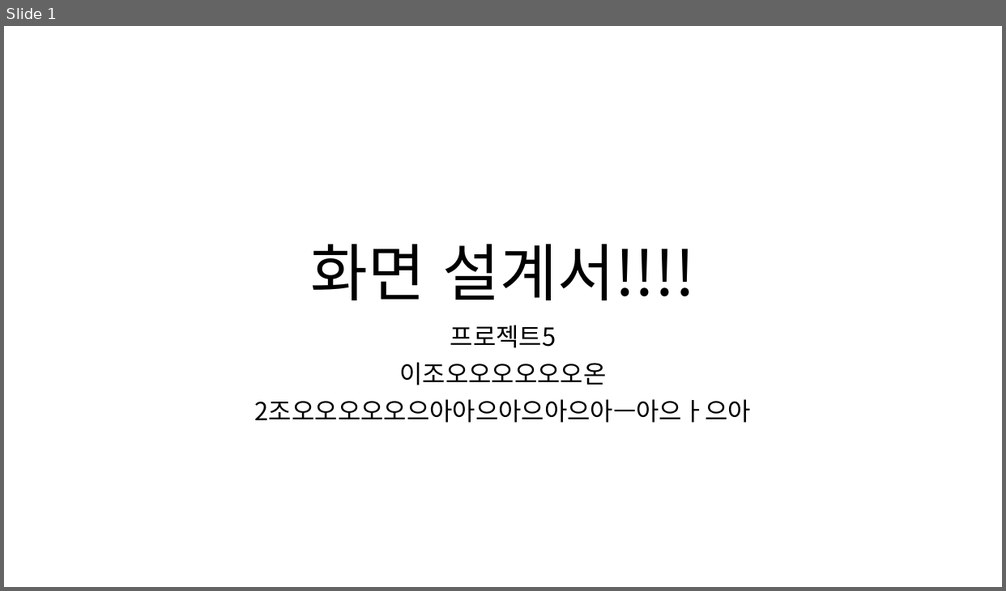
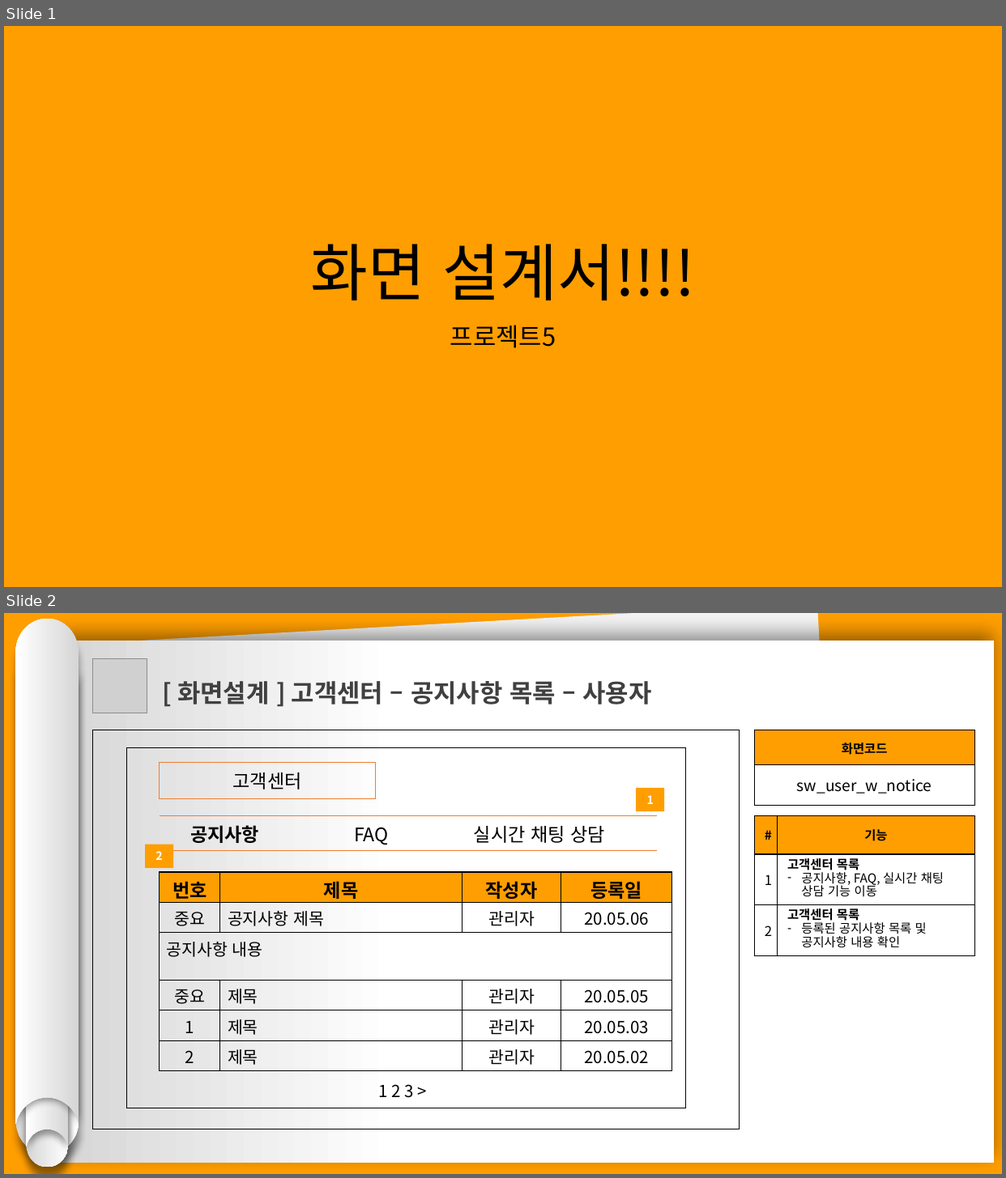
Before and after one commit to hhsw07/ezen-academy-projects, a slide deck: 0 발표용 파워포인트/0522 3차발표/0522 project06 - 파워포인트 - 송우.pptx. Shown one above the other, each under a label of ours: slide 1 before the commit, slides 1 and 2 after it. The pictures are 1006x591 and 1006x1178 pixels, drawn with LibreOffice and Linux fonts; fonts in the diff are those of the drawing; grey boxes stand for pictures. Boxes give left, top, right and bottom in pixels: in the first picture for what was removed or moved away, otherwise in the second. Text is boxed around its words. In the diff, an @@ line names an element or a change of style, - is before the commit and + after.

```diff
--- a/0 발표용 파워포인트/0522 3차발표/0522 project06 - 파워포인트 - 송우.pptx
+++ b/0 발표용 파워포인트/0522 3차발표/0522 project06 - 파워포인트 - 송우.pptx
@@ slide 2 added at (x1=4, y1=613, x2=1002, y2=1174), background #FF9E00 @@
@@ group added at (x1=16, y1=619, x2=79, y2=1167): 4 freeform shapes @@
@@ rectangle added at (x1=58, y1=613, x2=846, y2=1153), fill #F2F2F2 @@
@@ rectangle added at (x1=58, y1=640, x2=995, y2=1163), fill gradient #FFFFFF to #D7D7D7 @@
@@ picture added at (x1=92, y1=658, x2=147, y2=713) @@
@@ text added at (x1=177, y1=681, x2=652, y2=705), 24 pt, text #404040, bold @@
+[ 화면설계 ] 고객센터 – 공지사항 목록 – 사용자
@@ rectangle added at (x1=92, y1=730, x2=739, y2=1130), outline #000000 0.75 pt @@
@@ table added at (x1=755, y1=730, x2=975, y2=806), 2 rows, 1 columns @@
+화면코드
+sw_user_w_notice
@@ rectangle added at (x1=127, y1=747, x2=686, y2=1108), outline #000000 1 pt @@
@@ rectangle added at (x1=159, y1=763, x2=375, y2=798), outline #ED7D31 1 pt, 18 pt, text #000000 @@
+고객센터
@@ rectangle added at (x1=636, y1=788, x2=664, y2=812), fill #FF9E00, 11 pt, text #FFFFFF, bold @@
+1
@@ line added from (159, 815) to (657, 815), #ED7D31 0.5 pt @@
@@ text added at (x1=190, y1=825, x2=259, y2=843), 18 pt, text #000000, bold @@
+공지사항
@@ text added at (x1=354, y1=827, x2=389, y2=845), 18 pt, text #000000 @@
+FAQ
@@ text added at (x1=474, y1=826, x2=605, y2=843), 18 pt, text #000000 @@
+실시간 채팅 상담
@@ table added at (x1=755, y1=815, x2=975, y2=956), 3 rows, 2 columns @@
+# | 기능
+1 | 고객센터 목록 / 공지사항, FAQ, 실시간 채팅 상담 기능 이동
+2 | 고객센터 목록 / 등록된 공지사항 목록 및 공지사항 내용 확인
@@ rectangle added at (x1=145, y1=845, x2=173, y2=868), fill #FF9E00, 11 pt, text #FFFFFF, bold @@
+2
@@ line added from (159, 851) to (657, 851), #ED7D31 0.5 pt @@
@@ table added at (x1=159, y1=872, x2=671, y2=1071), 6 rows, 4 columns @@
+번호 | 제목 | 작성자 | 등록일
+중요 | 공지사항 제목 | 관리자 | 20.05.06
+공지사항 내용 |  |  | 
+중요 | 제목 | 관리자 | 20.05.05
+1 | 제목 | 관리자 | 20.05.03
+2 | 제목 | 관리자 | 20.05.02
@@ text added at (x1=379, y1=1084, x2=413, y2=1098), 16 pt, text #000000 @@
+1 2 3 >
@@ slide 1 changed as well @@
@@ background #FFFFFF to #FF9E00 @@
@@ subtitle at (x1=255, y1=362, x2=751, y2=423): paragraphs removed @@
-이조오오오오오오온
-2조오오오오오으아아으아으아으아ㅡ아으ㅏ으아
```
Also in this commit, not shown: 10 other slides added, 12 other files.
